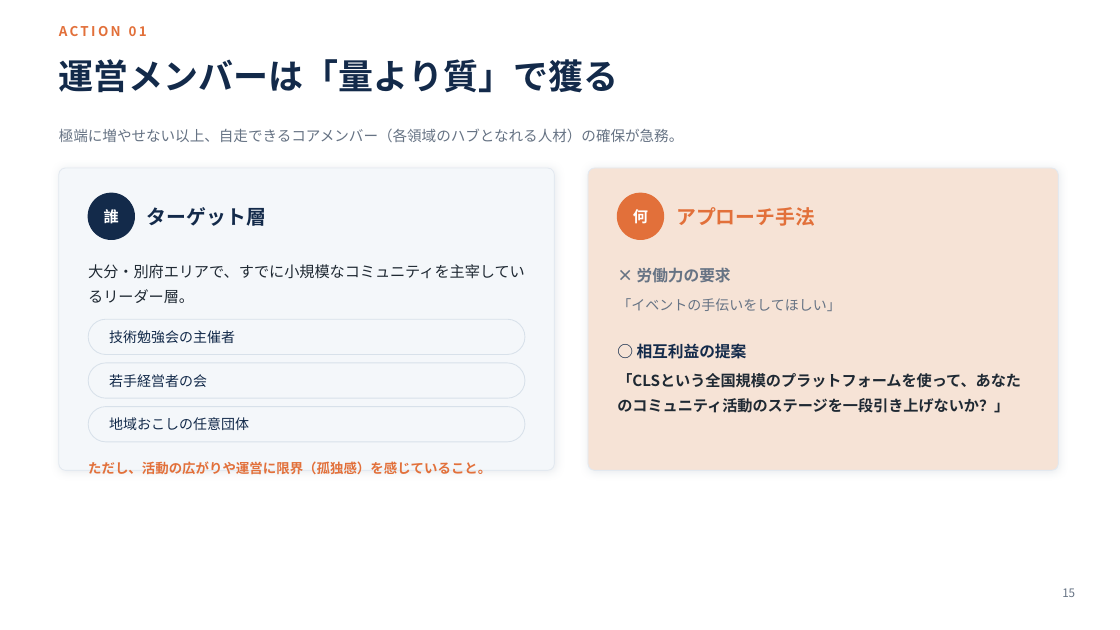
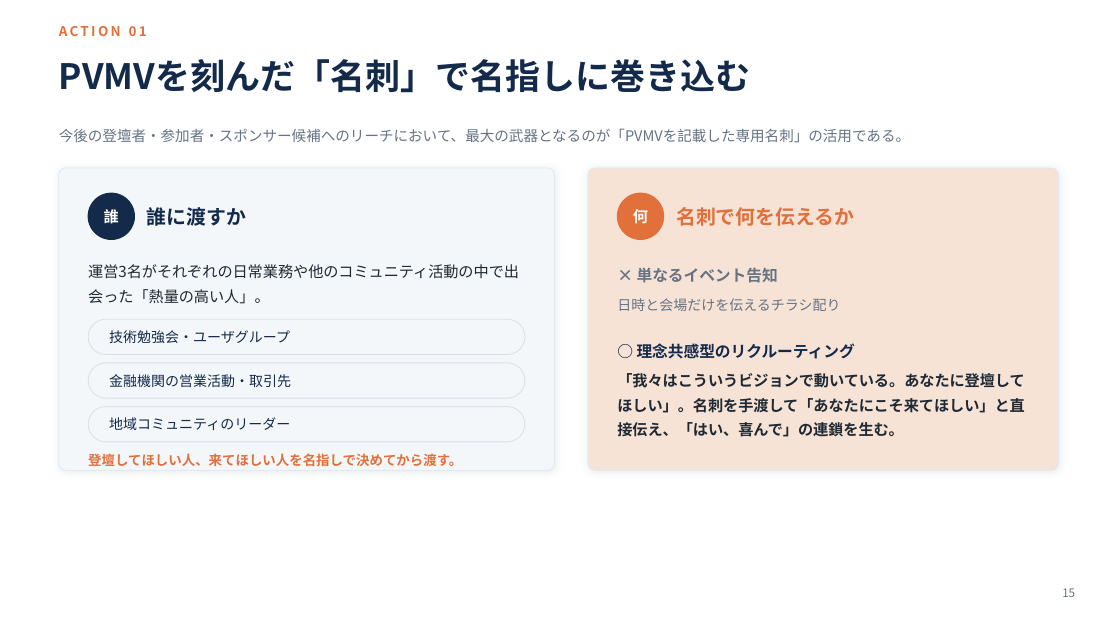
Before and after one commit to RyoWakabayashi/cls-beppu, a slide deck: slide 15 of docs/meetings/20260816/CLS別府第2回企画立案.pptx. Drawn at 1120x630 pixels with LibreOffice and Linux fonts; fonts in the diff are those of the drawing. Boxes give left, top, right and bottom in pixels: in the first picture for what was removed or moved away, otherwise in the second. Text is boxed around its words. In the diff, an @@ line names an element or a change of style, - is before the commit and + after.

```diff
--- a/docs/meetings/20260816/CLS別府第2回企画立案.pptx
+++ b/docs/meetings/20260816/CLS別府第2回企画立案.pptx
@@ text at <box>59,59,751,93</box>: text changed @@
-運営メンバーは「量より質」で獲る
+PVMVを刻んだ「名刺」で名指しに巻き込む
@@ text at <box>59,128,910,143</box>: text changed @@
-極端に増やせない以上、自走できるコアメンバー（各領域のハブとなれる人材）の確保が急務。
+今後の登壇者・参加者・スポンサー候補へのリーチにおいて、最大の武器となるのが「PVMVを記載した専用名刺」の活用である。
@@ text at <box>147,207,246,226</box>: text changed @@
-ターゲット層
+誰に渡すか
@@ text at <box>676,207,854,226</box>: text changed @@
-アプローチ手法
+名刺で何を伝えるか
@@ text at <box>88,264,519,304</box>: text changed @@
-大分・別府エリアで、すでに小規模なコミュニティを主宰しているリーダー層。
+運営3名がそれぞれの日常業務や他のコミュニティ活動の中で出会った「熱量の高い人」。
@@ text at <box>637,267,778,283</box>: text changed @@
-× 労働力の要求
+× 単なるイベント告知
@@ text at <box>617,298,840,311</box>: text changed @@
-「イベントの手伝いをしてほしい」
+日時と会場だけを伝えるチラシ配り
@@ text at <box>109,330,290,343</box>: text changed @@
-技術勉強会の主催者
+技術勉強会・ユーザグループ
@@ text at <box>637,343,855,359</box>: text changed @@
-○ 相互利益の提案
+○ 理念共感型のリクルーティング
@@ text at <box>109,374,291,387</box>: text changed @@
-若手経営者の会
+金融機関の営業活動・取引先
@@ text at <box>617,373,1025,437</box>: text changed @@
-「CLSという全国規模のプラットフォームを使って、あなたのコミュニティ活動のステージを一段引き上げないか？」
+「我々はこういうビジョンで動いている。あなたに登壇してほしい」。名刺を手渡して「あなたにこそ来てほしい」と直接伝え、「はい、喜んで」の連鎖を生む。
@@ text at <box>109,417,290,430</box>: text changed @@
-地域おこしの任意団体
+地域コミュニティのリーダー
@@ text at <box>88,453,462,466</box>: text changed @@
-ただし、活動の広がりや運営に限界（孤独感）を感じていること。
+登壇してほしい人、来てほしい人を名指しで決めてから渡す。
```
Also in this commit, not shown: 11 other slides changed, 1 slide added, 2 other files.
